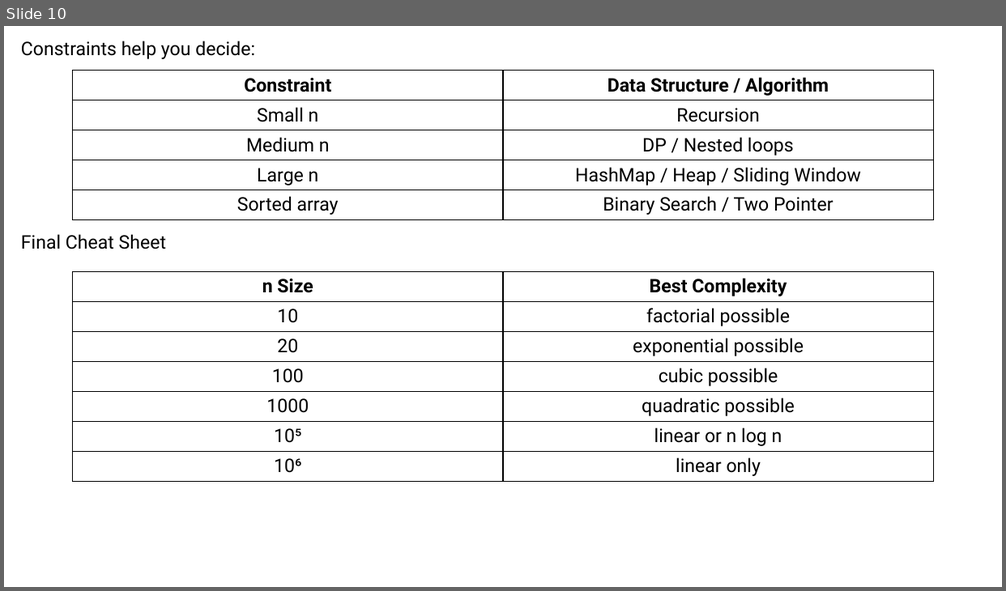
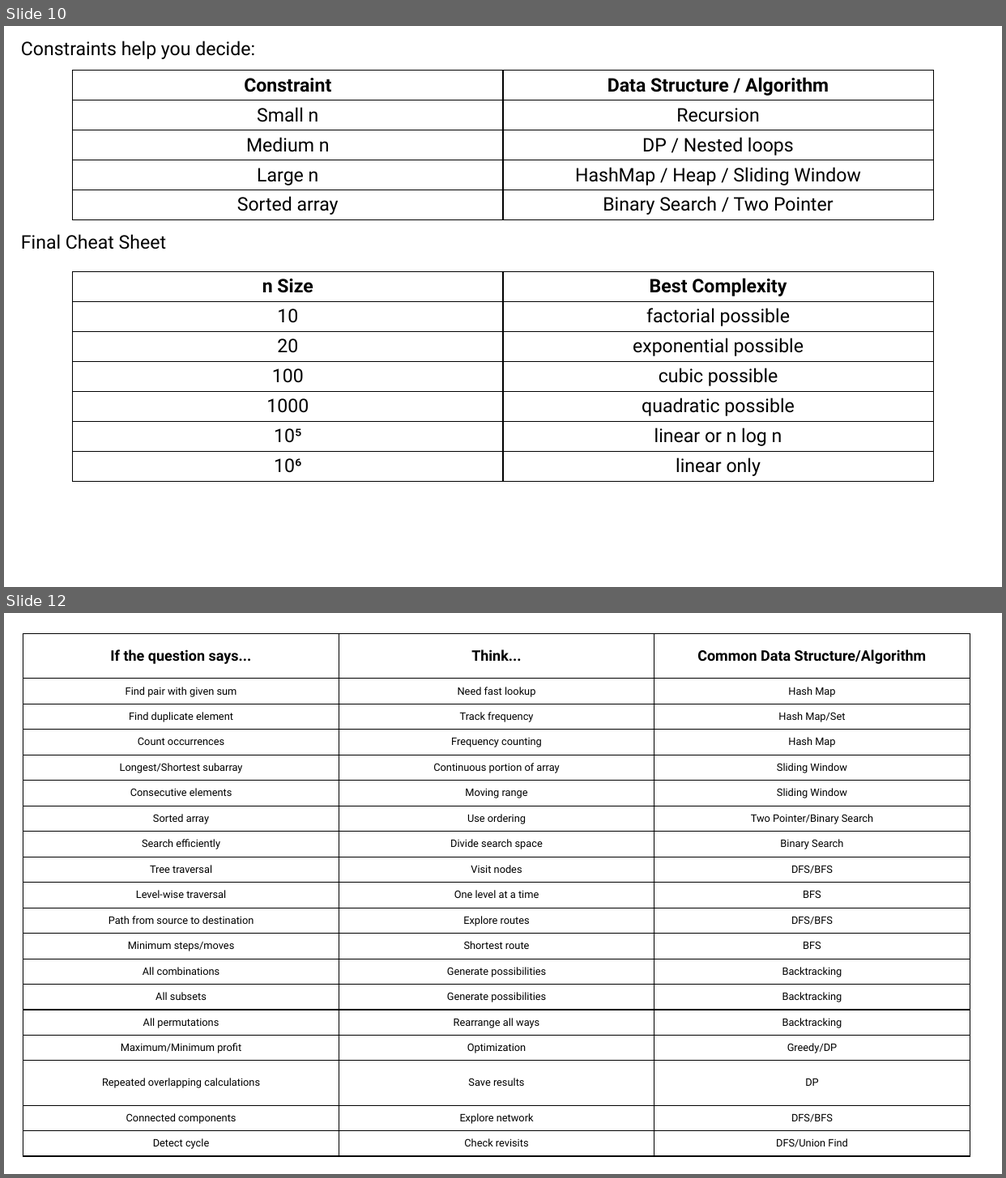
Before and after one commit to KaartikShukla/C-Practise, a slide deck: Online Platform.pptx. Shown one above the other, each under a label of ours: slide 10 before the commit, slides 10 and 12 after it; the slides between them are not shown. The pictures are 1006x591 and 1006x1178 pixels, drawn with LibreOffice and Linux fonts; fonts in the diff are those of the drawing. Boxes give left, top, right and bottom in pixels: in the first picture for what was removed or moved away, otherwise in the second. Text is boxed around its words. In the diff, an @@ line names an element or a change of style, - is before the commit and + after.

```diff
--- a/Online Platform.pptx
+++ b/Online Platform.pptx
@@ slide 12 added at (4, 613, 1002, 1174), background #FFFFFF @@
@@ table added at (23, 634, 971, 1157), 19 rows, 3 columns @@
+If the question says... | Think... | Common Data Structure/Algorithm
+Find pair with given sum | Need fast lookup | Hash Map
+Find duplicate element | Track frequency | Hash Map/Set
+Count occurrences | Frequency counting | Hash Map
+Longest/Shortest subarray | Continuous portion of array | Sliding Window
+Consecutive elements | Moving range | Sliding Window
+Sorted array | Use ordering | Two Pointer/Binary Search
+Search efficiently | Divide search space | Binary Search
+Tree traversal | Visit nodes | DFS/BFS
+Level-wise traversal | One level at a time | BFS
+Path from source to destination | Explore routes | DFS/BFS
+Minimum steps/moves | Shortest route | BFS
+All combinations | Generate possibilities | Backtracking
+All subsets | Generate possibilities | Backtracking
+All permutations | Rearrange all ways | Backtracking
+Maximum/Minimum profit | Optimization | Greedy/DP
+Repeated overlapping calculations | Save results | DP
+Connected components | Explore network | DFS/BFS
+Detect cycle | Check revisits | DFS/Union Find
```
Also in this commit, not shown: 2 other slides added, 2 other files.
